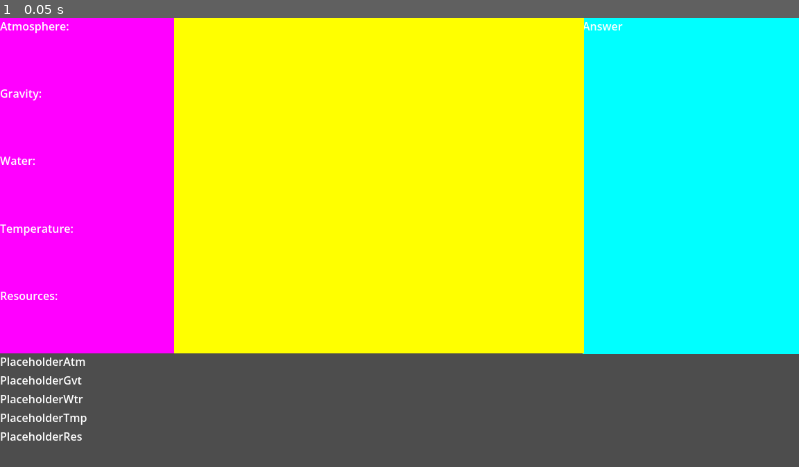
Above: before the commit, frame 1.
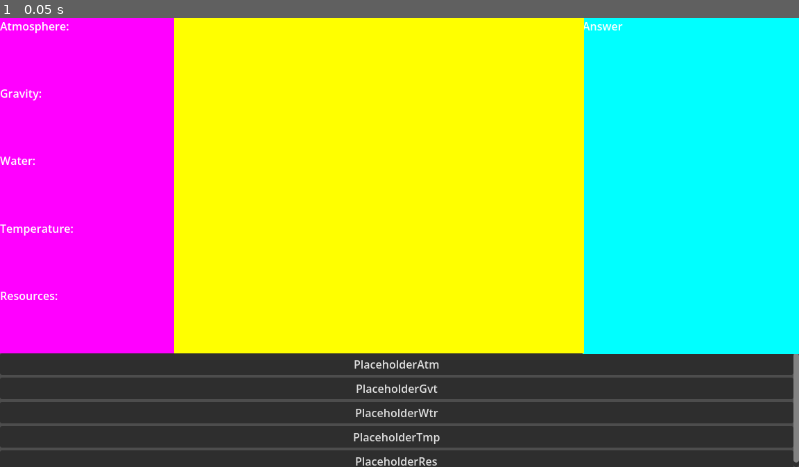
Above: after the commit, the same moment.

Repository: mattefwe/veiled-worlds
Game: Godot game, scene res://scenes/dialogue_scene.tscn
Two runs of this game, one before a commit and one after it. Both use one fixed random seed, a clock stepped at 60 frames per second and the inputs below. The project has no main scene, so this scene is started directly.
Inputs:
- Up to frame 1 (0.05 s): no input

The runs differ from the first frame. In frame 1, 22% of the frame differs, in the area x 0-100%, y 74-100%.

Commit message:
feat: changed dynamic labels to dynamic buttons

Diff:
--- a/veiled-worlds-game/scripts/instantiate_questions.gd
+++ b/veiled-worlds-game/scripts/instantiate_questions.gd
@@ -10,15 +10,11 @@
 var arrayquestions = []
 
 func _ready():
-	print("ciao")
 	count_questions(currentid, arrayquestions)
 	for i in range(arrayquestions.size()):
-		var label = Label.new()
-		label.text = arrayquestions[i]
-		print("ok1")
-		print(arrayquestions)
-		print(arrayquestions[i])
-		add_child(label)
+		var button = Button.new()
+		button.text = arrayquestions[i]
+		add_child(button)
 
 
 func _process(_delta):
@@ -34,14 +30,12 @@
 
 	##conto e riinizializzo tutti i figli
 	for i in range(count_questions(currentid, arrayquestions)):
-		var label = Label.new()
-		label.text = arrayquestions[i]
-		add_child(label)
+		var button = Button.new()
+		button.text = arrayquestions[i]
+		add_child(button)
 
-	pass
 
 func count_questions(id, arrayquestions):
-	print("ok")
 	var alien = AlienList.aliens[id]
 	var extradialogues = alien.extraDialogues
 	arrayquestions.append("PlaceholderAtm")
@@ -50,11 +44,7 @@
 	arrayquestions.append("PlaceholderTmp")
 	arrayquestions.append("PlaceholderRes")
 	var count = 0
-	print("ok")
-	print(arrayquestions)
 	for x in range(extradialogues.size()-1):
-		print(extradialogues.size())
-		print(count)
 		if(extradialogues[x].prerequisite == "AtmAnswered" and AtmAnswered == true):
 			count = count+1
 			arrayquestions.append(extradialogues[x].question)
@@ -75,5 +65,4 @@
 			count = count+1
 			arrayquestions.append(extradialogues[x].question)
 
-	print("ok")
 	return count
